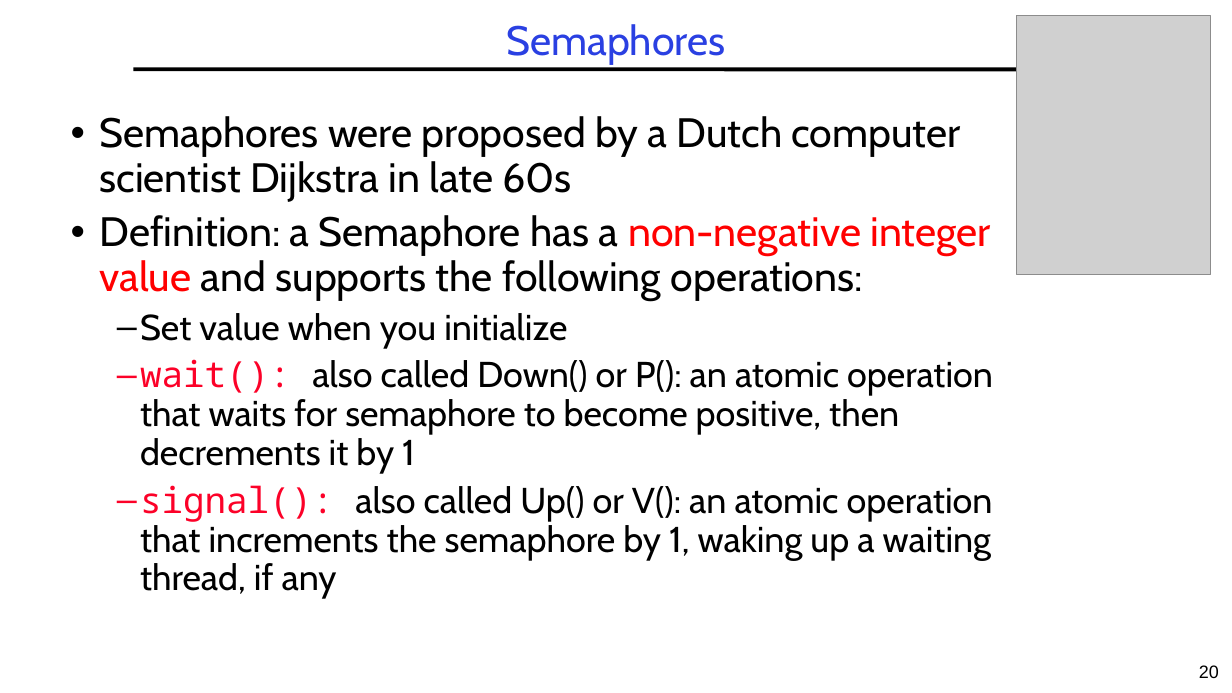
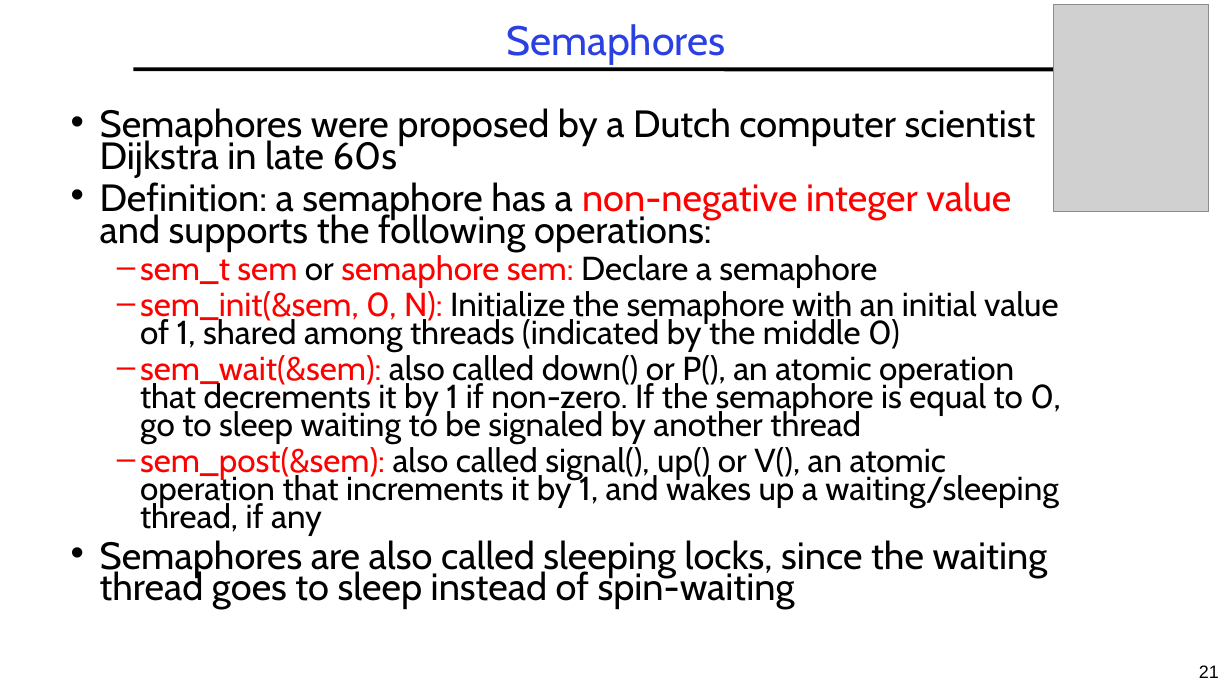
Before and after one commit to guhofstra/CSC256Fa25, a slide deck: slide 21 of PPTs/L3-Synchronization.pptx (slide 20 before the commit). Drawn at 1232x693 pixels with LibreOffice and Linux fonts; fonts in the diff are those of the drawing; grey boxes stand for pictures. Boxes give left, top, right and bottom in pixels: in the first picture for what was removed or moved away, otherwise in the second. Text is boxed around its words. In the diff, an @@ line names an element or a change of style, - is before the commit and + after.

```diff
--- a/PPTs/L3-Synchronization.pptx
+++ b/PPTs/L3-Synchronization.pptx
@@ picture resized from (x1=1017, y1=16, x2=1211, y2=274) to (x1=1054, y1=4, x2=1210, y2=212) @@
@@ text at (x1=100, y1=108, x2=1036, y2=178): size 32 to 29.6 pt in "Semaphores were proposed by a Dutch computer ..."; line spacing 0.9 to 0.7 @@
@@ text at (x1=100, y1=182, x2=1060, y2=609): text changed; size 28 to 25.9 pt @@
-• Definition: a Semaphore has a non-negative integer value and supports the following operations:
-  – Set value when you initialize
-  – wait(): also called Down() or P(): an atomic operation that waits for semaphore to become positive, then decrements it by 1
-  – signal(): also called Up() or V(): an atomic operation that increments the semaphore by 1, waking up a waiting thread, if any
+• Definition: a semaphore has a non-negative integer value and supports the following operations:
+  – sem_t sem or semaphore sem: Declare a semaphore
+  – sem_init(&sem, 0, N): Initialize the semaphore with an initial value of 1, shared among threads (indicated by the middle 0)
+  – sem_wait(&sem): also called down() or P(), an atomic operation that decrements it by 1 if non-zero. If the semaphore is equal to 0, go to sleep waiting to be signaled by another thread
+  – sem_post(&sem): also called signal(), up() or V(), an atomic operation that increments it by 1, and wakes up a waiting/sleeping thread, if any
+• Semaphores are also called sleeping locks, since the waiting thread goes to sleep instead of spin-waiting
@@ page number at (x1=1199, y1=665, x2=1219, y2=678): text changed @@
-20
+21
```
Also in this commit, not shown: 26 other slides changed, 20 slides added, 6 slides removed, 4 other files.
